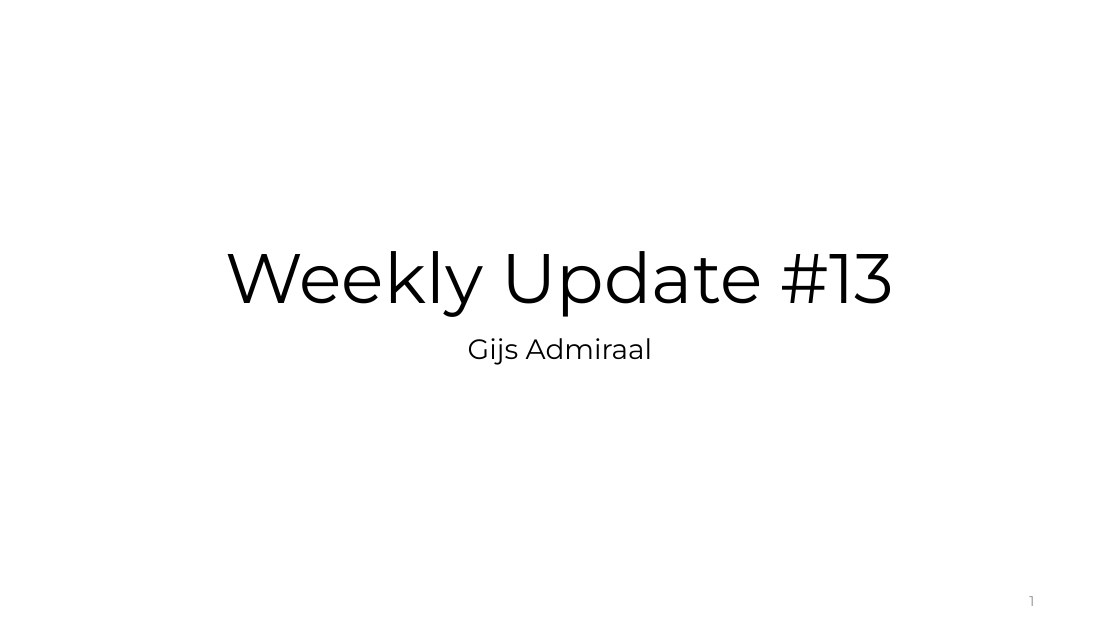
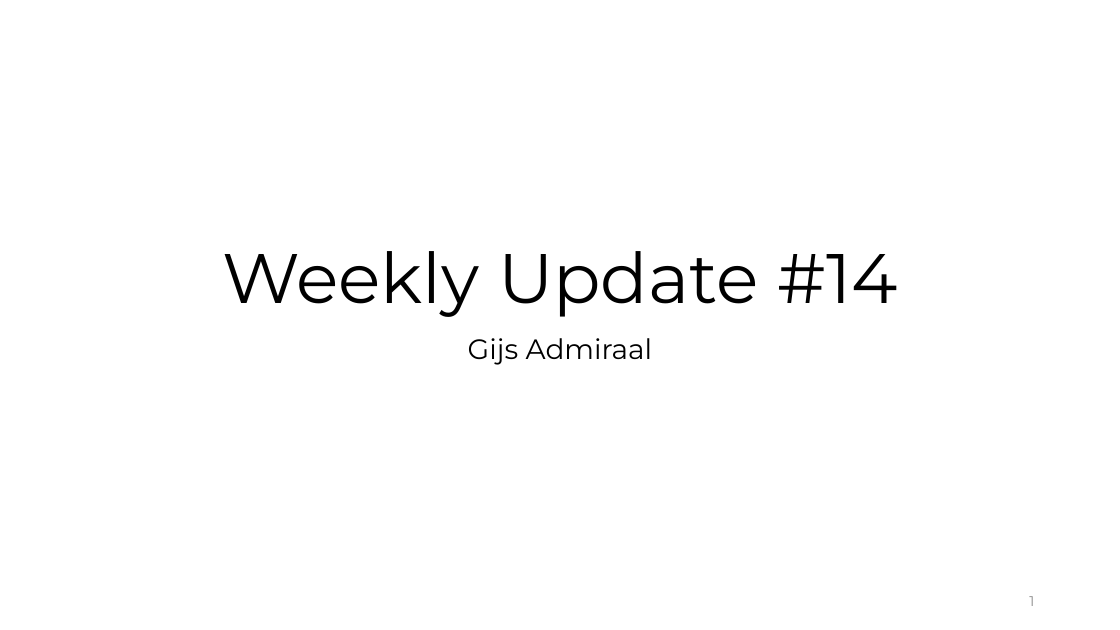
Before and after one commit to gadmiraal/Generative-AI-for-bio-molecule-design-notes, a slide deck: slide 1 of Master Thesis/Weekly updates/Weekly_Update_14.pptx. Drawn at 1120x630 pixels with LibreOffice and Linux fonts; fonts in the diff are those of the drawing. Boxes give left, top, right and bottom in pixels: in the first picture for what was removed or moved away, otherwise in the second. Text is boxed around its words. In the diff, an @@ line names an element or a change of style, - is before the commit and + after.

```diff
--- a/Master Thesis/Weekly updates/Weekly_Update_14.pptx
+++ b/Master Thesis/Weekly updates/Weekly_Update_14.pptx
@@ title at [222, 251, 897, 317]: text changed @@
-Weekly Update #13
+Weekly Update #14
```
Also in this commit, not shown: 1 other file.
